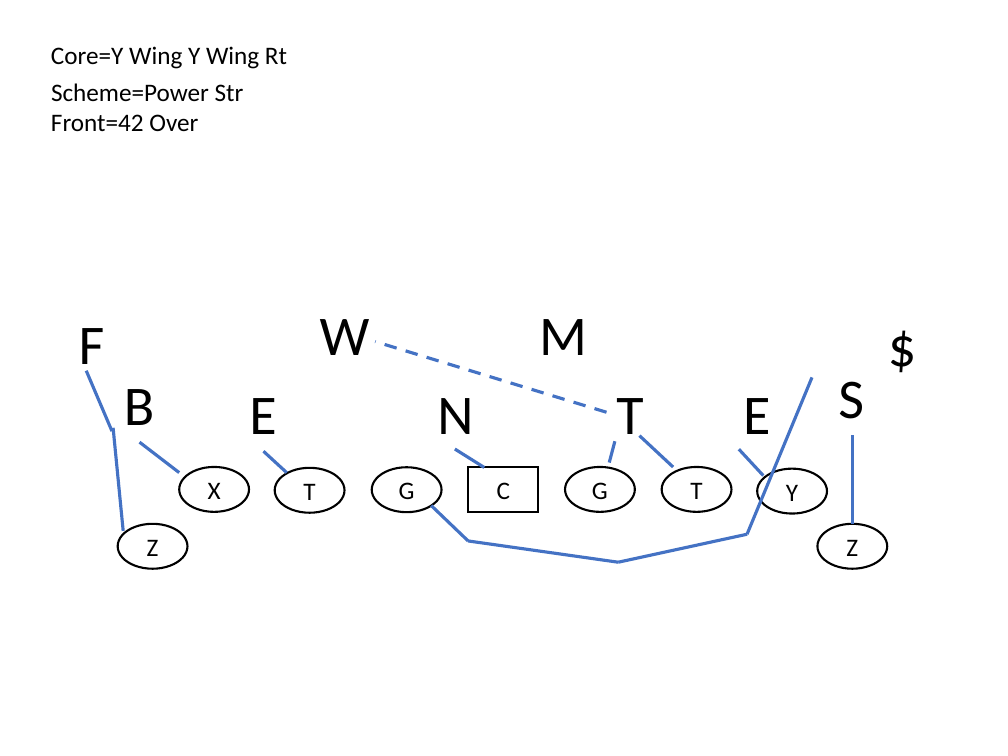
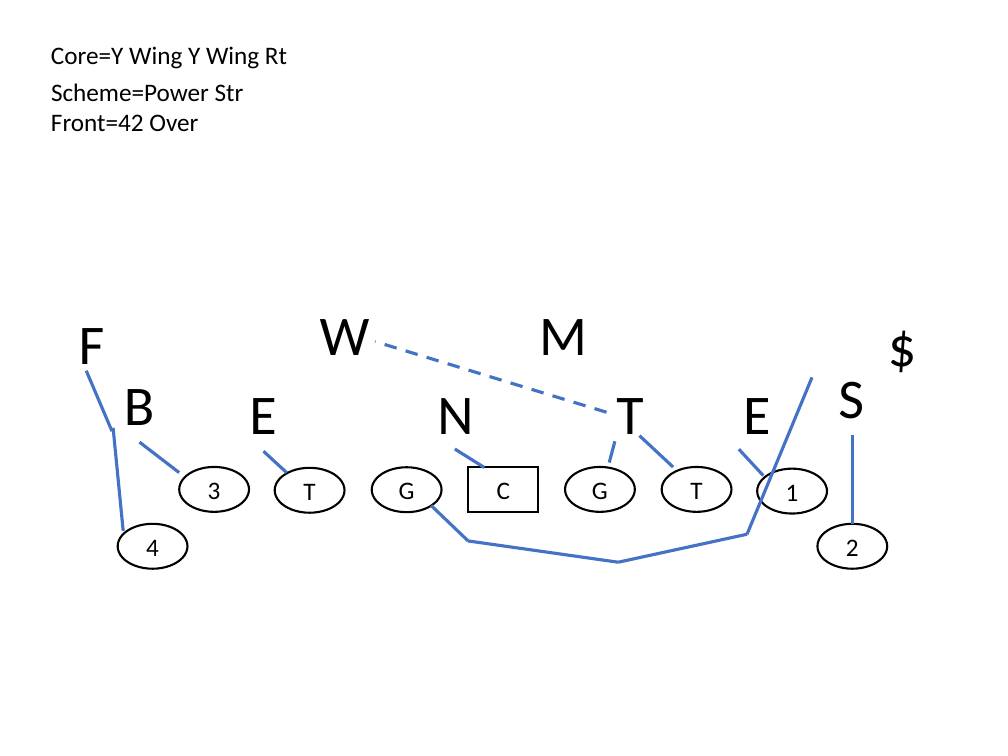
Before and after one commit to Aceplace/VBAScoutCard, a slide deck: slide 91 of CoreTemplates/core_42Over.pptx (slide 92 before the commit). Drawn at 1008x756 pixels with LibreOffice and Linux fonts; fonts in the diff are those of the drawing. Boxes give left, top, right and bottom in pixels: in the first picture for what was removed or moved away, otherwise in the second. Text is boxed around its words. In the diff, an @@ line names an element or a change of style, - is before the commit and + after.

```diff
--- a/CoreTemplates/core_42Over.pptx
+++ b/CoreTemplates/core_42Over.pptx
@@ text in ellipse at bbox=[208, 482, 221, 499]: text changed @@
-X
+3
@@ text in ellipse at bbox=[786, 484, 799, 501]: text changed @@
-Y
+1
@@ text in ellipse at bbox=[146, 539, 159, 556]: text changed @@
-Z
+4
@@ text in ellipse at bbox=[846, 539, 859, 556]: text changed @@
-Z
+2
```
Also in this commit, not shown: 72 other slides changed, 1 slide removed, 13 other files.
